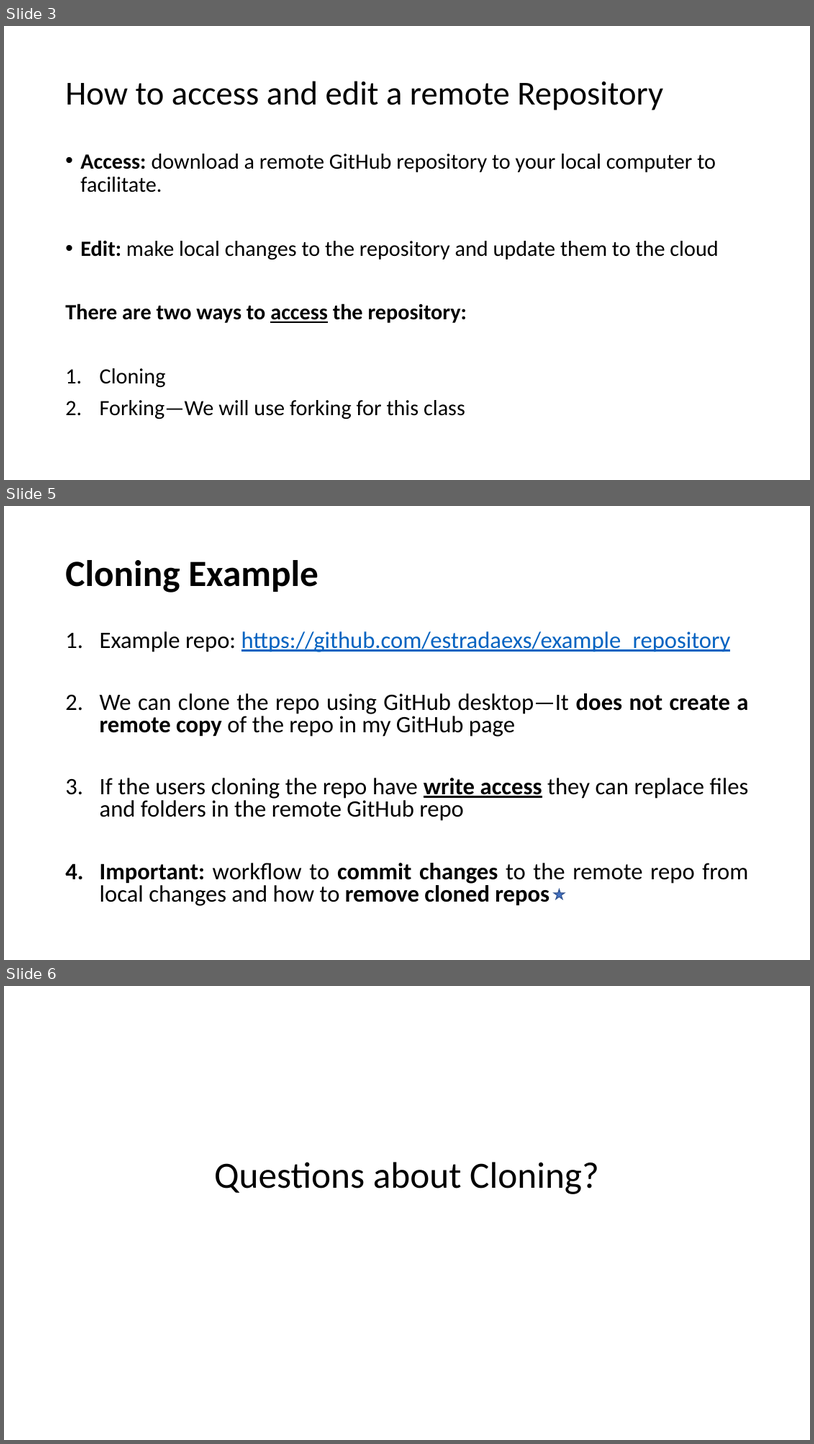
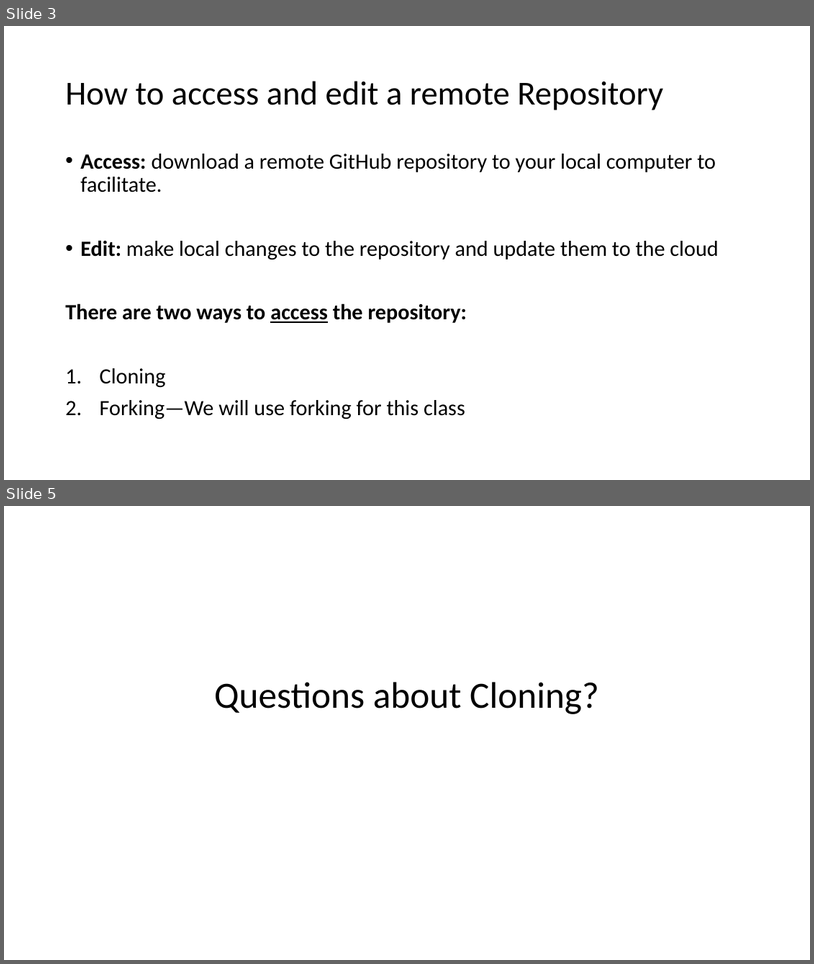
Before and after one commit to zoe-liu-724/qtm151spring2025, a slide deck: Lecture 01/Lecture-GithubReview.pptx. Shown one above the other, each under a label of ours: slides 3, 5 and 6 before the commit, slides 3 and 5 after it; the slides between them are not shown. The pictures are 814x1444 and 814x964 pixels, drawn with LibreOffice and Linux fonts; fonts in the diff are those of the drawing. Boxes give left, top, right and bottom in pixels: in the first picture for what was removed or moved away, otherwise in the second. Text is boxed around its words. In the diff, an @@ line names an element or a change of style, - is before the commit and + after.

```diff
--- a/Lecture 01/Lecture-GithubReview.pptx
+++ b/Lecture 01/Lecture-GithubReview.pptx
@@ slide 5 removed at (x1=4, y1=506, x2=810, y2=960), background #FFFFFF @@
@@ title removed at (x1=65, y1=560, x2=319, y2=592) @@
-Cloning Example
@@ text removed at (x1=100, y1=631, x2=749, y2=906) @@
-1. Example repo: https://github.com/estradaexs/example_repository
-2. We can clone the repo using GitHub desktop—It does not create a remote copy of the repo in my GitHub page
-3. If the users cloning the repo have write access they can replace files and folders in the remote GitHub repo
-4. Important: workflow to commit changes to the remote repo from local changes and how to remove cloned repos
@@ star removed at (x1=555, y1=889, x2=565, y2=898) @@
@@ what was slide 6 is now slide 5 @@
```
Also in this commit, not shown: 3 slides changed, 1 other slide removed, 17 other files.
